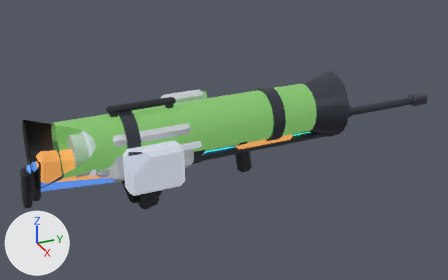
What one commit did to the glTF model assets/models/weapons.glb.
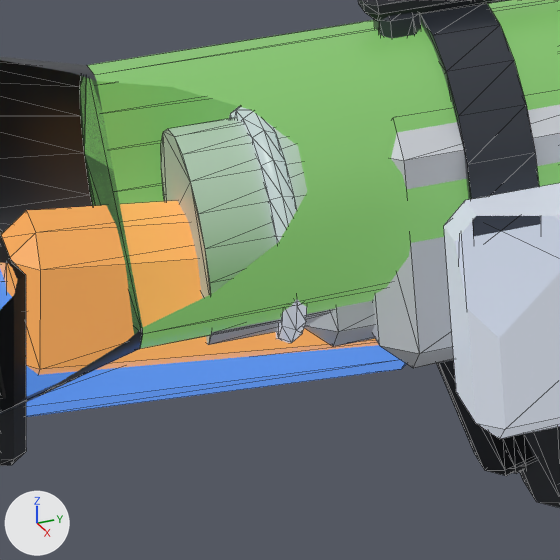
Each version appears first whole from a 50 mm lens placed at (1.263, -0.371, 0.658), pointed at (-0.013, 0.204, 0.02), and next in a close-up on the part from 8% to 32% of the width and 39% to 78% of the height. The axes (+X, +Y, +Z) are drawn at lower left. The lights are the same throughout. The first two pictures are the older version. The close-ups show mesh edges as thin lines. Everything nearer to the camera than a plane just in front of the edit is cut away. Where no turn or scale is listed for an object, it has been applied to the vertices. Vertices at exactly the same position are counted once.

The scene before the commit, as lines of its bpy script (objects in view):
```python
ob_minigun = bpy.data.objects.new('minigun', me_minigun)
ob_minigun.location = (0.0, 0.0, 0.0)
ob_shotgun = bpy.data.objects.new('shotgun', me_shotgun)
ob_shotgun.location = (0.0, 0.0, 0.0)
ob_sniper = bpy.data.objects.new('sniper', me_sniper)
ob_sniper.location = (0.0, 0.0, 0.0)
# also in view: 'railgun' at (0.0, 0.19, 0.007); 'rocket' at (-0.003, 0.12, 0.034); 'pistol' at (0.0, 0.082, -0.01)
```
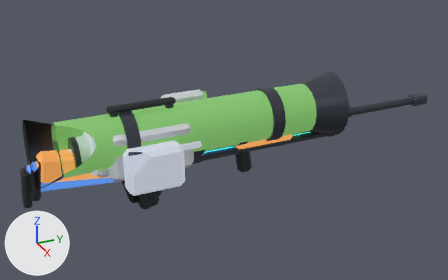
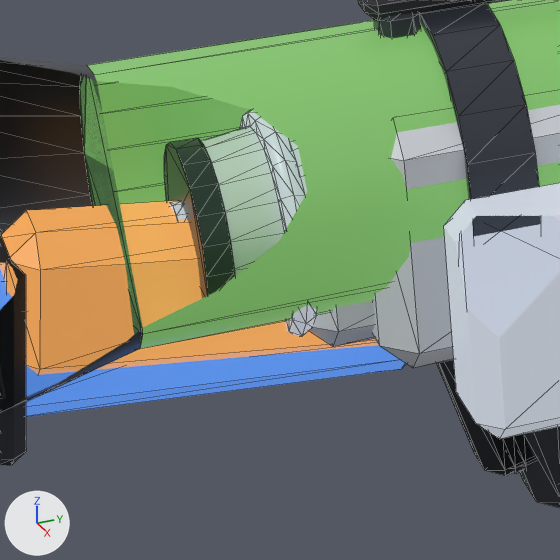
Pixel boxes [x1, y1, x2, y2] of what changed, in the close-ups (560 x 560 px; the box of a moved part takes in the faces that stretch with it):
'minigun', reshaped: before [161, 0, 560, 439]; after [164, 0, 560, 439]
part 1 of me_minigun, added (mostly hidden): after [170, 201, 187, 220]
part 2 of me_minigun, added: after [164, 138, 235, 298]
part 3 of me_minigun, moved or reshaped: before [161, 117, 334, 345]; after [201, 126, 307, 276]
part 4 of me_minigun, moved or reshaped: before [229, 107, 307, 343]; after [240, 110, 317, 336]

Edits to the bpy script that builds the scene:
```text
Change me_minigun:
    used by ob_minigun; location = (0.0, 0.0, 0.0)
    remove me_minigun.from_pydata(...)  # 368 vertices, 700 faces; spans x -0.062..0.115, y -0.17..0.13, z -0.091..0.157
    add me_minigun.from_pydata(...)  # 436 vertices, 828 faces; spans x -0.062..0.115, y -0.174..0.13, z -0.091..0.157
    me_minigun part 1: a new loose piece, a 14-sided cylinder along y spanning x -0.0156..0.0156, y -0.174..-0.169, z 0.039..0.071, in mat_minigun_accent (grey #9a9fa8, glowing grey #9a9fa8)
    me_minigun part 2: a new loose piece, a 20-sided cylinder along y spanning x -0.042..0.042, y -0.17..-0.158, z 0.013..0.097, in mat_metal (dark grey #3a3f48)
    me_minigun part 3
    20 vertices move from x -0.048..0.048, y -0.17, z 0.007..0.103 to x -0.04..0.04, y -0.16, z 0.015..0.095
    me_minigun part 4
    108 vertices are removed from x -0.054..0.054, y -0.14..-0.13, z 0.001..0.109
    240 faces are deleted
    12 vertices move from x -0.051..0.051, y -0.13, z 0.004..0.106 to x -0.052..0.052, y -0.13, z 0.003..0.107
    72 vertices are added at x -0.049..0.049, y -0.135..-0.125, z 0.006..0.104
    6 new vertices lie (0.012, 0.0, 0.006) away from vertices in x -0.025..0.013, y -0.135..-0.125, z 0.014..0.09
    6 new vertices lie (0.012, 0.0, -0.006) away from vertices in x -0.025..0.013, y -0.135..-0.125, z 0.02..0.096
    6 new vertices lie (0.011, 0.0, 0.011) away from vertices in x -0.042..0.031, y -0.135..-0.125, z 0.013..0.086
    6 new vertices lie (0.011, 0.0, -0.011) away from vertices in x -0.042..0.031, y -0.135..-0.125, z 0.024..0.097
    6 new vertices lie (0.006, 0.0, 0.012) away from vertices in x -0.041..0.035, y -0.135..-0.125, z 0.03..0.068
    6 new vertices lie (0.006, 0.0, -0.012) away from vertices in x -0.041..0.035, y -0.135..-0.125, z 0.042..0.08
    240 new faces join them, mat_minigun_accent (grey #9a9fa8, glowing grey #9a9fa8)
```
